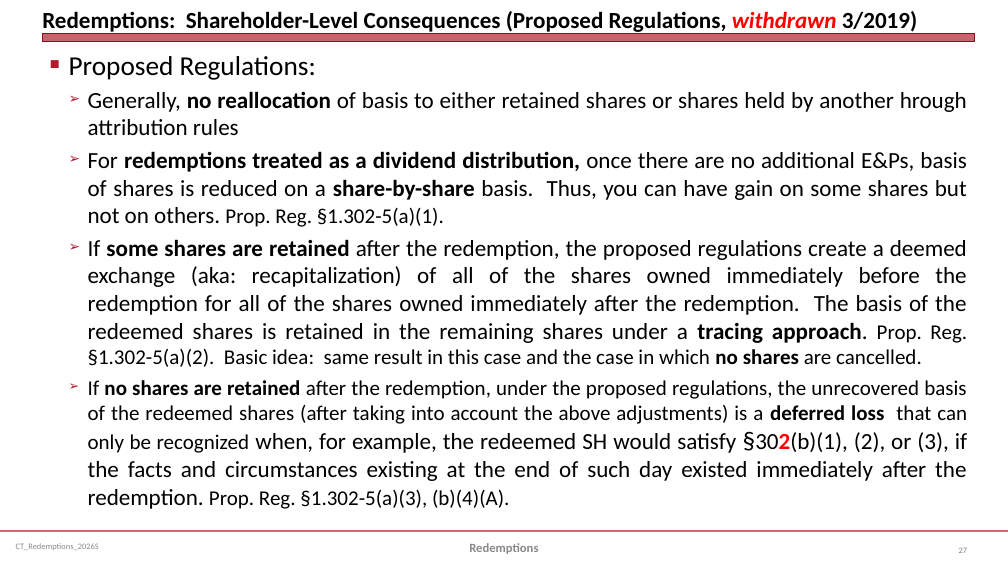
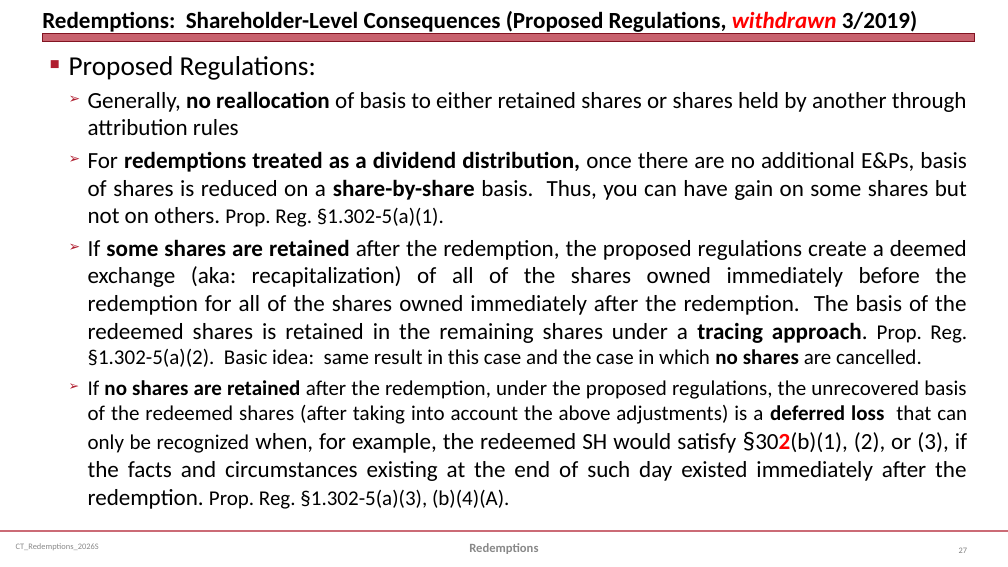
Before and after one commit to jmc877/Corporate-Tax, a slide deck: slide 27 of slides/CT_Redemptions_2026S.pptx. Drawn at 1008x567 pixels with LibreOffice and Linux fonts; fonts in the diff are those of the drawing. Boxes give left, top, right and bottom in pixels: in the first picture for what was removed or moved away, otherwise in the second. Text is boxed around its words. In the diff, an @@ line names an element or a change of style, - is before the commit and + after.

```diff
--- a/slides/CT_Redemptions_2026S.pptx
+++ b/slides/CT_Redemptions_2026S.pptx
@@ text at (x1=88, y1=91, x2=967, y2=135): text changed @@
-  ➢ Generally, no reallocation of basis to either retained shares or shares held by another hrough attribution rules
+  ➢ Generally, no reallocation of basis to either retained shares or shares held by another through attribution rules
```
Also in this commit, not shown: 2 other slides changed, 3 other files.
